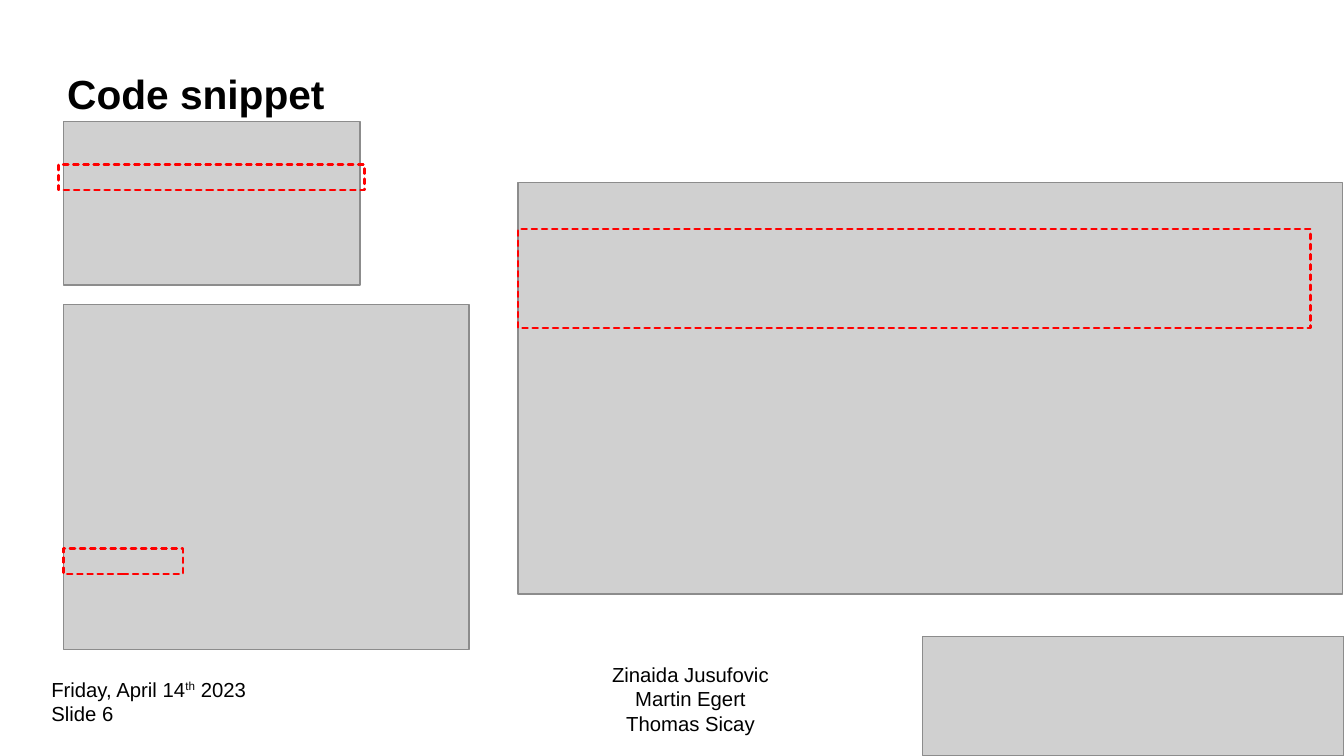
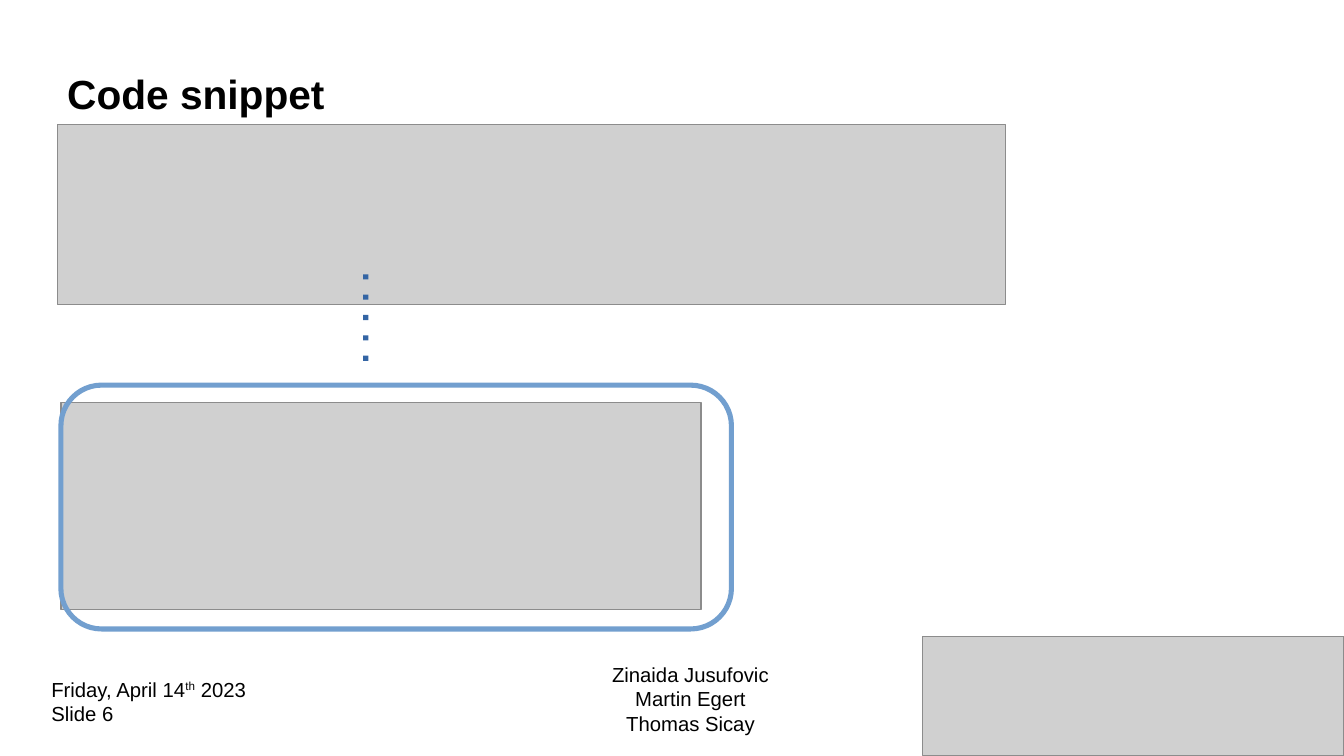
Before and after one commit to CodecoolGlobal/mighty-text-adventure-java-zenais, a slide deck: slide 6 of 20230413_MightyTextAdventure presentation.odp. Drawn at 1344x756 pixels with LibreOffice and Linux fonts; fonts in the diff are those of the drawing; grey boxes stand for pictures. Boxes give left, top, right and bottom in pixels: in the first picture for what was removed or moved away, otherwise in the second. Text is boxed around its words. In the diff, an @@ line names an element or a change of style, - is before the commit and + after.

```diff
--- a/20230413_MightyTextAdventure presentation.odp
+++ b/20230413_MightyTextAdventure presentation.odp
@@ picture: place and size @@
-picture at (518,183,1343,594)
+picture at (57,124,1006,305)
@@ picture removed at (63,122,360,285) @@
@@ rectangle removed at (59,165,365,190) @@
@@ rectangle removed at (518,229,1311,328) @@
@@ line added from (366, 274) to (366, 366), #3465A4 3 pt dashed @@
@@ rounded rectangle added at (61,385,732,629), outline #729FCF 3 pt @@
@@ picture: place and size @@
-picture at (63,305,470,650)
+picture at (61,402,701,610)
@@ rectangle removed at (63,549,183,574) @@
```
Also in this commit, not shown: 1 other slide changed.
